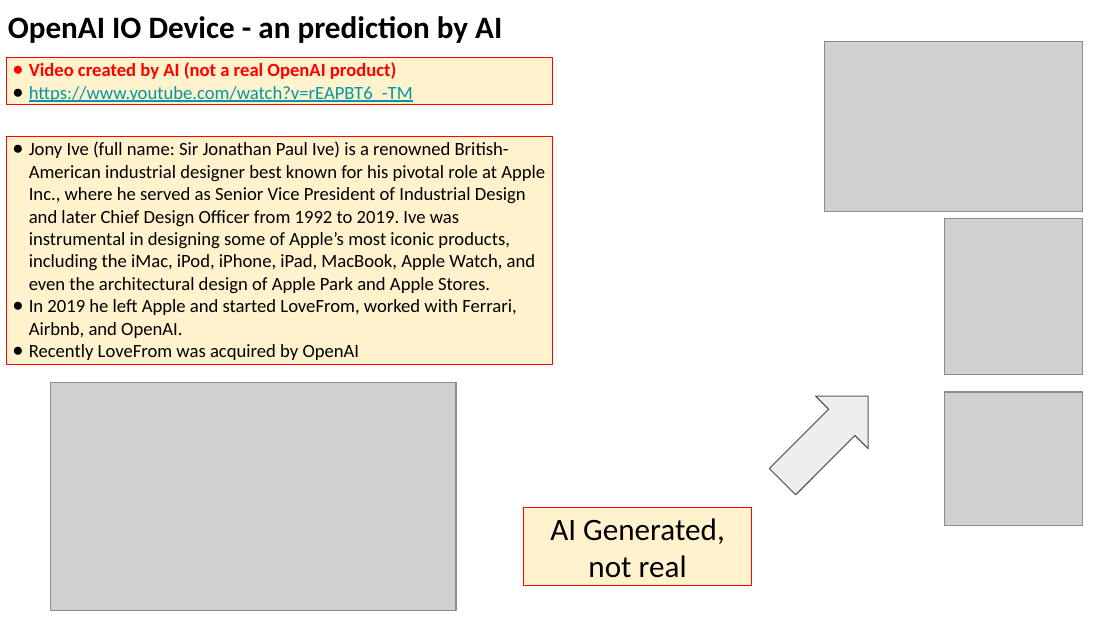
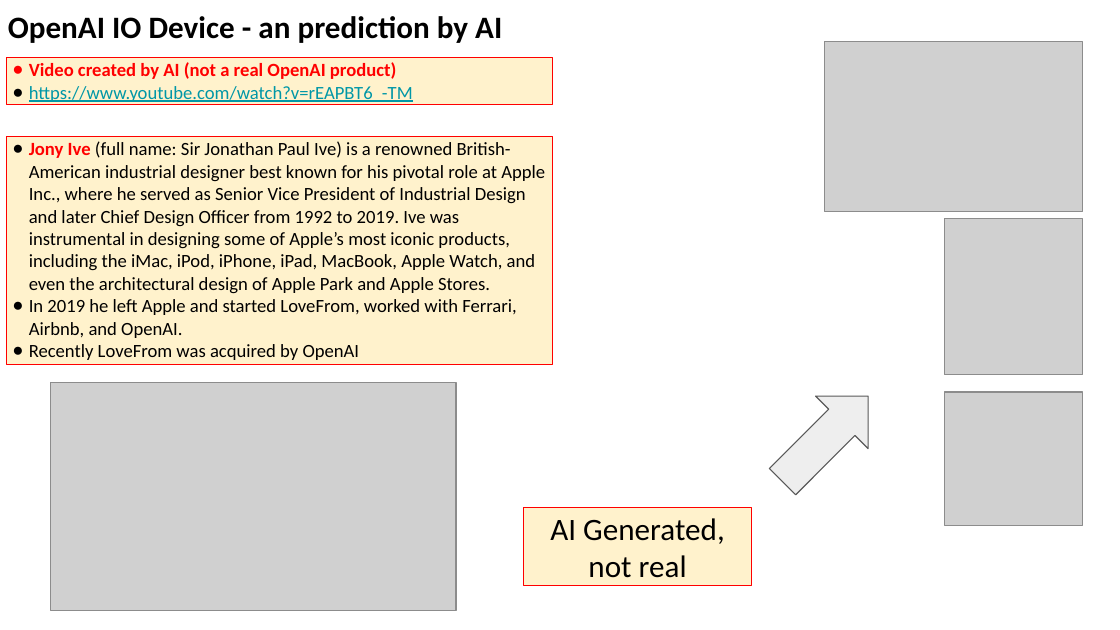
Before and after one commit to lselector/seminar, a slide deck: slide 19 of 2025/2025-06-06-AI-Updates.pptx. Drawn at 1120x630 pixels with LibreOffice and Linux fonts; fonts in the diff are those of the drawing; grey boxes stand for pictures. Boxes give left, top, right and bottom in pixels: in the first picture for what was removed or moved away, otherwise in the second. Text is boxed around its words. In the diff, an @@ line names an element or a change of style, - is before the commit and + after.

```diff
--- a/2025/2025-06-06-AI-Updates.pptx
+++ b/2025/2025-06-06-AI-Updates.pptx
@@ text in rectangle at <box>29,141,545,294</box>: text colour #000000 to #FF0000, bold on in "Jony Ive" @@
```
Also in this commit, not shown: 5 other slides changed.
